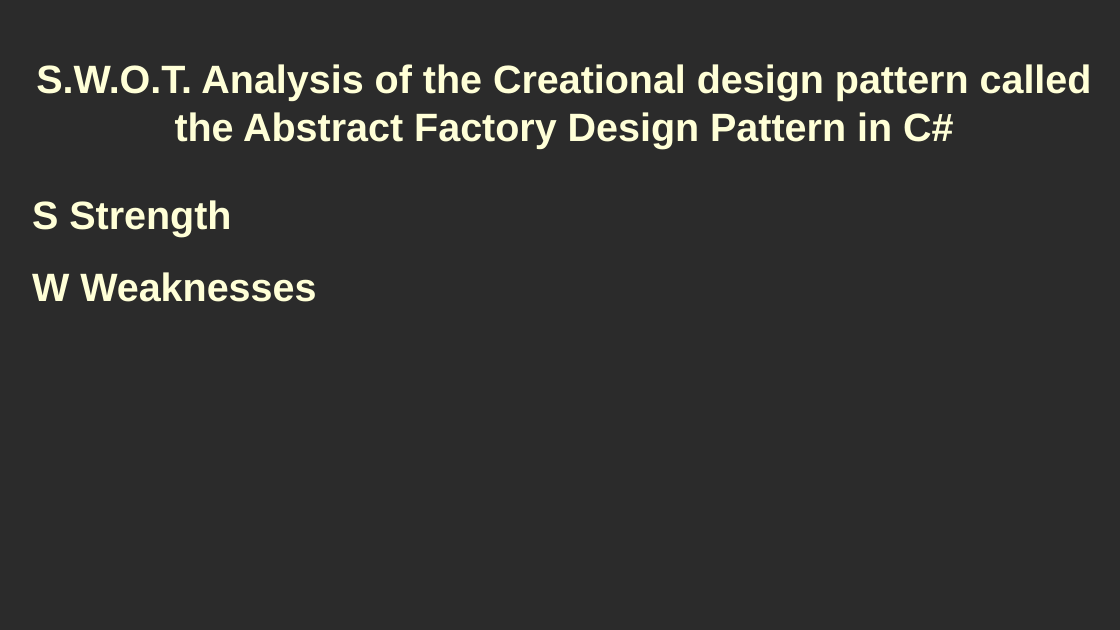
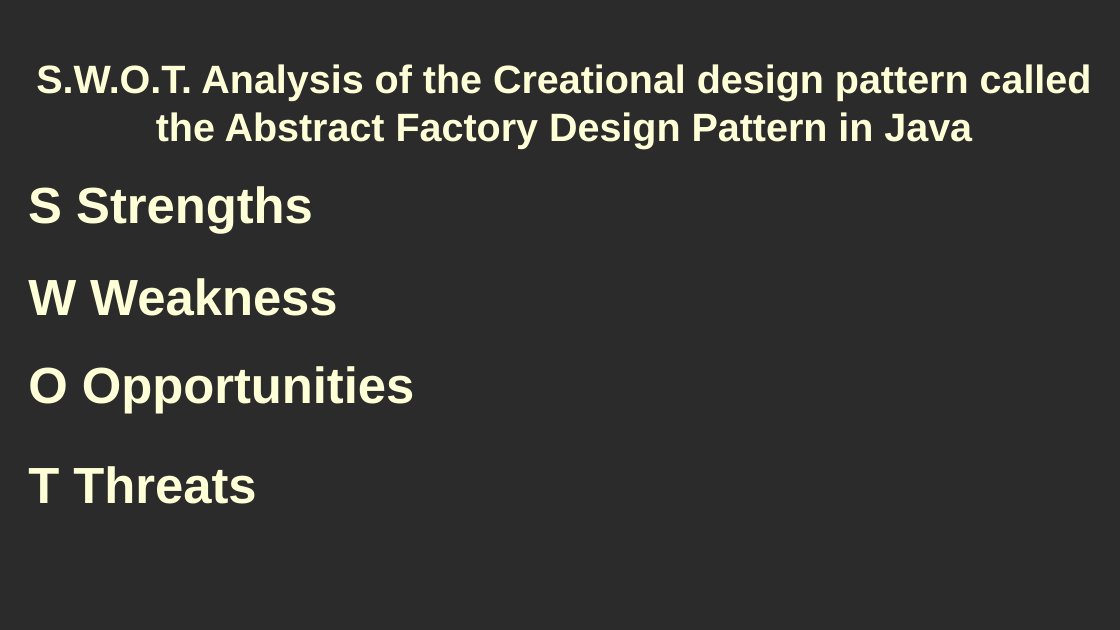
Before and after one commit to RayAndrade/JavaStudy, a slide deck: slide 22 of Creational/AbstractFactory/swot/swot.odp (slide 8 before the commit). Drawn at 1120x630 pixels with LibreOffice and Linux fonts; fonts in the diff are those of the drawing; background and template pictures are left out; a plain dark background stands for a picture behind light text. Boxes give left, top, right and bottom in pixels: in the first picture for what was removed or moved away, otherwise in the second. Text is boxed around its words. In the diff, an @@ line names an element or a change of style, - is before the commit and + after.

```diff
--- a/Creational/AbstractFactory/swot/swot.odp
+++ b/Creational/AbstractFactory/swot/swot.odp
@@ title at <box>36,64,1092,148</box>: text changed @@
-S.W.O.T. Analysis of the Creational design pattern called the Abstract Factory Design Pattern in C#
+S.W.O.T. Analysis of the Creational design pattern called the Abstract Factory Design Pattern in Java
@@ title at <box>28,186,313,234</box>: text changed; size 28 to 36 pt @@
-S Strength
+S Strengths
@@ title at <box>28,278,337,316</box>: text changed; size 28 to 36 pt @@
-W Weaknesses
+W Weakness
@@ title added at <box>28,366,415,414</box>, 36 pt, text #FFFFD7, bold @@
+O Opportunities
@@ title added at <box>28,466,256,504</box>, 36 pt, text #FFFFD7, bold @@
+T Threats
```
Also in this commit, not shown: 19 other slides changed, 6 slides added, 36 other files.
